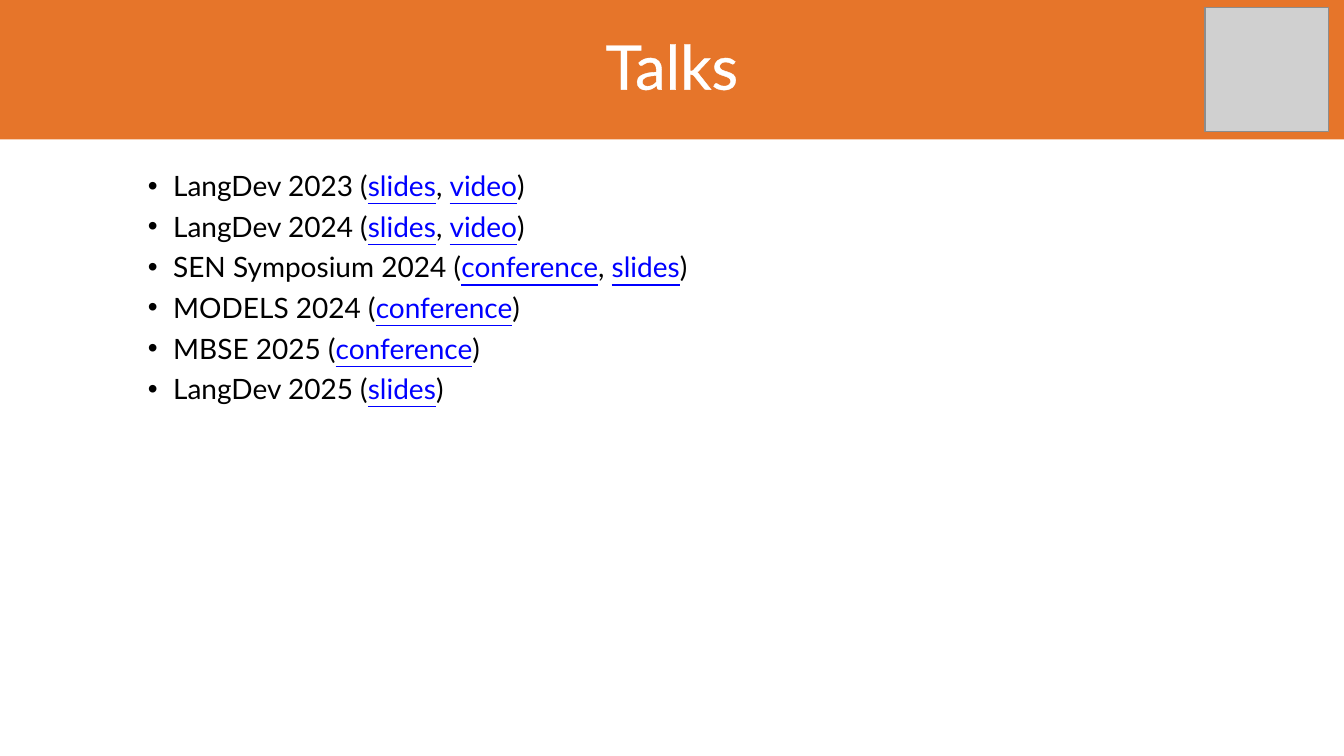
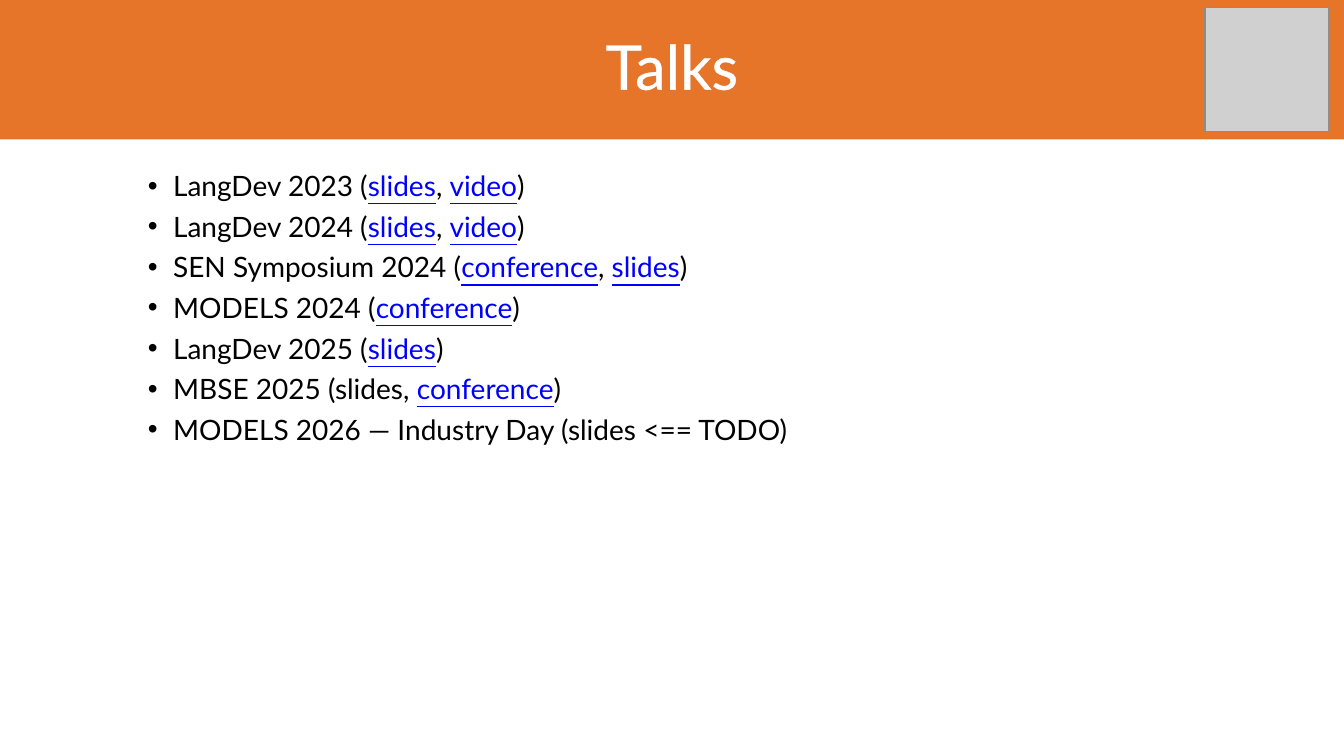
Before and after one commit to LionWeb-io/specification, a slide deck: slide 5 of conference-talks/LangDev/2026/LangDev 2026 Talk.pptx. Drawn at 1344x756 pixels with LibreOffice and Linux fonts; fonts in the diff are those of the drawing; grey boxes stand for pictures; background and template pictures are left out. Boxes give left, top, right and bottom in pixels: in the first picture for what was removed or moved away, otherwise in the second. Text is boxed around its words. In the diff, an @@ line names an element or a change of style, - is before the commit and + after.

```diff
--- a/conference-talks/LangDev/2026/LangDev 2026 Talk.pptx
+++ b/conference-talks/LangDev/2026/LangDev 2026 Talk.pptx
@@ text at (173,337,480,363): paragraph removed @@
-  • MBSE 2025 (conference)
@@ text at (173,377,787,445): paragraphs added @@
+  • MBSE 2025 (slides, conference)
+  • MODELS 2026 — Industry Day (slides <== TODO)
```
Also in this commit, not shown: 5 other slides changed, 1 slide added, 1 other file.
